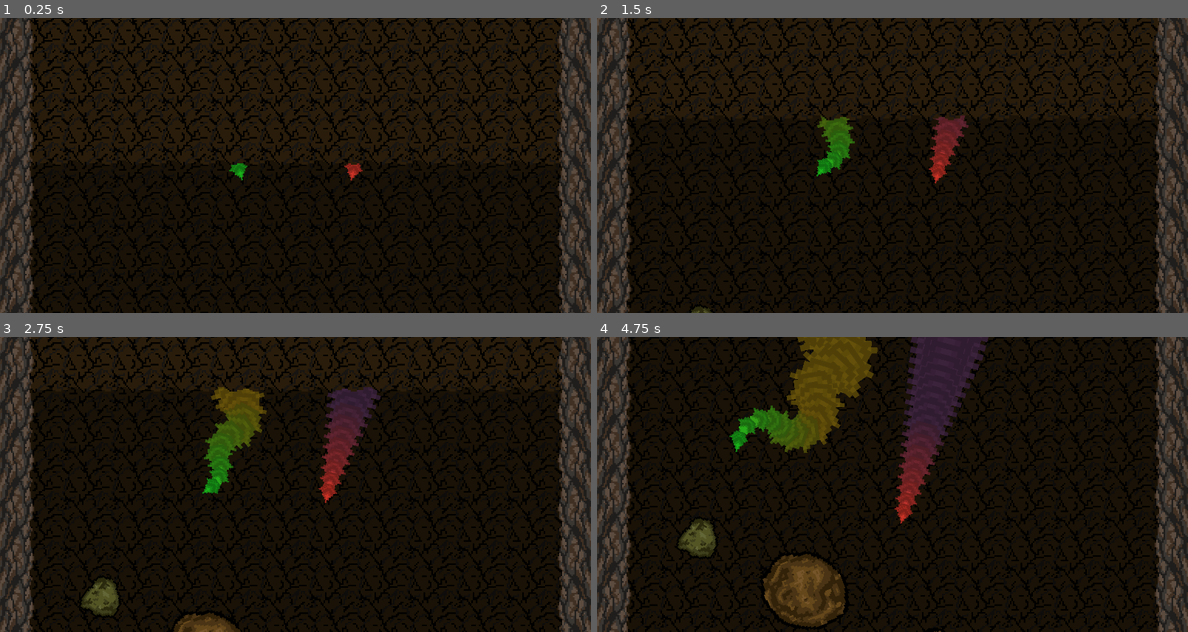
Above: before the commit, frames 1-4 (two rows, left to right).
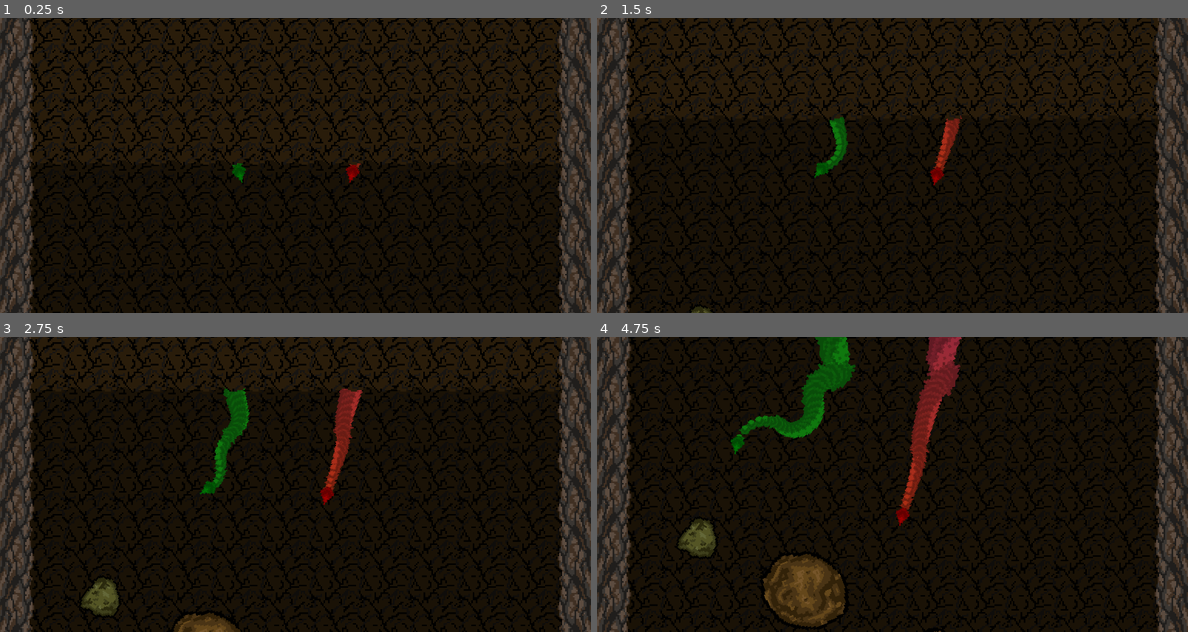
Above: after the commit, the same moments.

Repository: mark-chimes/rootsnake
Game: Godot game, scene res://main.tscn
The game is run twice, just before and just after one commit, with the same random seed, the same clock (stepped at 60 frames per second) and the same inputs.
Inputs:
- Up to frame 1 (0.25 s): no input
- Up to frame 2 (1.5 s): tap Enter (action_restart) at 0.5 s; hold Right (p1_right) 0.53-1.28 s; hold Left (p1_left) from 1.28 s (still down)
- Up to frame 3 (2.75 s): release Left (p1_left) at 2.03 s; hold Right (p1_right) from 2.03 s (still down)
- Up to frame 4 (4.75 s): release Right (p1_right) at 3.53 s; hold Left (p1_left) from 3.53 s (still down)

The runs differ from the first frame. In frame 1, 0.2% of the frame differs, in the area x 38-62%, y 49-56%; in frame 2, 1.3%; in frame 3, 3.5%; in frame 4, 8.5%, in the area x 22-67%, y 0-64%.

Commit message:
Generate trail instead of objects for tail.

Diff:
--- /dev/null
+++ b/ParticleTester.gd
@@ -0,0 +1,16 @@
+extends Node2D
+
+
+# Declare member variables here. Examples:
+# var a = 2
+# var b = "text"
+
+
+# Called when the node enters the scene tree for the first time.
+func _ready():
+	pass # Replace with function body.
+
+
+func _process(delta):
+	position.x += 50*delta
+	rotation_degrees += delta * 30
--- a/game_control.gd
+++ b/game_control.gd
@@ -15,20 +15,20 @@
 
 func start_game():
 	$CameraController.num_players = num_players
-	$trail.num_players = num_players
 	$snakehead1.num_players = num_players
 	if num_players == 1:
 		$snakehead2.queue_free()
 		$snakehead1.start_game()
 	else:
 		$snakehead1.num_players = 2
+		$snakehead1.player_num = 1
 		$snakehead2.num_players = 2
+		$snakehead2.player_num = 2
 		$snakehead1.other_player = $snakehead2
 		$snakehead2.other_player = $snakehead1
 		$snakehead1.start_game()
 		$snakehead2.start_game()
 	$CameraController.start_game()
-	$trail.start_game()
 
 func _on_snakehead1_collide():
 	print("Snakehead 1 game end!")
--- a/main.tscn
+++ b/main.tscn
@@ -1,10 +1,9 @@
-[gd_scene load_steps=16 format=2]
+[gd_scene load_steps=15 format=2]
 
 [ext_resource path="res://snakehead.tscn" type="PackedScene" id=1]
 [ext_resource path="res://sunny-spells-font/SunnyspellsRegular-MV9ze.otf" type="DynamicFontData" id=2]
 [ext_resource path="res://sprites/backtile.png" type="Texture" id=3]
 [ext_resource path="res://sprites/uplayer.png" type="Texture" id=4]
-[ext_resource path="res://trail.gd" type="Script" id=5]
 [ext_resource path="res://CameraControl.gd" type="Script" id=6]
 [ext_resource path="res://game_control.gd" type="Script" id=7]
 [ext_resource path="res://sprites/sidewall.png" type="Texture" id=8]
@@ -87,13 +86,11 @@
 region_enabled = true
 region_rect = Rect2( 0, 0, 384, 1024 )
 
-[node name="trail" type="Node2D" parent="."]
-script = ExtResource( 5 )
-
 [node name="snakehead1" parent="." instance=ExtResource( 1 )]
 pause_mode = 1
 position = Vector2( -154, 5 )
 display_name = "snake1"
+color = Color( 0, 0.45098, 0.0156863, 1 )
 
 [node name="snakehead2" parent="." instance=ExtResource( 1 )]
 pause_mode = 1
@@ -102,6 +99,7 @@
 action_right = "p2_right"
 angle = 105
 display_name = "snake2"
+color = Color( 0.619608, 0, 0, 1 )
 
 [node name="CameraController" type="Node2D" parent="."]
 position = Vector2( -1, 0 )
--- /dev/null
+++ b/partticletest.tscn
@@ -0,0 +1,41 @@
+[gd_scene load_steps=7 format=2]
+
+[ext_resource path="res://sprites/triangle_shaded_front.png" type="Texture" id=1]
+[ext_resource path="res://ParticleTester.gd" type="Script" id=2]
+[ext_resource path="res://sprites/triangle_shaded.png" type="Texture" id=3]
+
+[sub_resource type="Curve" id=3]
+min_value = -360.0
+max_value = 360.0
+_data = [ Vector2( 0.0031348, 1 ), 0.0, 0.0, 0, 0, Vector2( 0.0282132, 246.273 ), 0.0, 0.0, 0, 0, Vector2( 0.0658307, -244.636 ), -4176.0, -4176.0, 0, 0, Vector2( 0.131661, 220.091 ), 0.0, 0.0, 0, 0, Vector2( 0.23511, -198.818 ), 0.0, 0.0, 0, 0, Vector2( 0.322884, 121.909 ), -949.091, -949.091, 0, 0, Vector2( 0.442006, -172.636 ), 0.0, 0.0, 0, 0, Vector2( 0.576802, 121.909 ), 0.0, 0.0, 0, 0, Vector2( 0.730408, -166.091 ), 0.0, 0.0, 0, 0, Vector2( 0.84326, 121.909 ), 0.0, 0.0, 0, 0, Vector2( 0.996865, 337.909 ), 0.0, 0.0, 0, 0 ]
+
+[sub_resource type="Curve" id=2]
+resource_local_to_scene = true
+min_value = 0.16
+max_value = 4.0
+_data = [ Vector2( 0, 0.474182 ), 0.0, 27.318, 0, 1, Vector2( 0.0846395, 2.78636 ), 5.075, 5.075, 0, 0, Vector2( 0.482759, 3.68636 ), 0.0, 0.0, 0, 0, Vector2( 1, 3.79545 ), 0.210909, 0.0, 1, 0 ]
+
+[sub_resource type="Gradient" id=1]
+offsets = PoolRealArray( 0, 0.469595, 1 )
+colors = PoolColorArray( 1, 0.168627, 0.168627, 1, 0, 0.490196, 0.286275, 1, 0.443137, 0.360784, 0.360784, 1 )
+
+[node name="Node2D" type="Node2D"]
+
+[node name="ParticleTester" type="Node2D" parent="."]
+position = Vector2( 224, 160 )
+script = ExtResource( 2 )
+
+[node name="CPUParticles2D" type="CPUParticles2D" parent="ParticleTester"]
+amount = 500
+lifetime = 80.0
+local_coords = false
+texture = ExtResource( 3 )
+gravity = Vector2( 0, 0 )
+angle_curve = SubResource( 3 )
+scale_amount = 4.0
+scale_amount_curve = SubResource( 2 )
+color_ramp = SubResource( 1 )
+
+[node name="Sprite" type="Sprite" parent="ParticleTester"]
+scale = Vector2( 4, 4 )
+texture = ExtResource( 1 )
--- a/snakehead.gd
+++ b/snakehead.gd
@@ -12,21 +12,40 @@
 var other_player = null
 
 export var is_control_inverted = false
+export var player_num = 2
 
 export var action_left = "p1_left"
 export var action_right = "p1_right"
 export var angle = 75
 export var display_name = "DEFAULT"
 
+export(Color) var color
+
 const MAX_DIST = 800.0
 const MIN_DIST = 12.0
 
+const PARTICLE_CHANGE_TIME = 5
+var time_since_last_change = 0
+
 var game_started = false
+
+onready var particles = get_node("Particles1")
 
 func start_game():
 	game_started = true
+	if player_num == 1:
+		particles = $Particles1
+		$Particles2.queue_free()
+	else:
+		$Particles1.queue_free()
+		particles = $Particles2
+	$Sprite.modulate = color
 
 func _process(delta):
+	time_since_last_change += delta
+	if time_since_last_change > PARTICLE_CHANGE_TIME:
+		particles.lifetime *= 0.95
+		time_since_last_change = 0
 	VEL = VEL + delta * SPEEDUP_FACTOR
 	turn_speed = turn_speed + delta * SPEEDUP_FACTOR
 	if is_control_inverted:
--- a/snakehead.tscn
+++ b/snakehead.tscn
@@ -1,16 +1,66 @@
-[gd_scene load_steps=3 format=2]
+[gd_scene load_steps=8 format=2]
 
 [ext_resource path="res://snakehead.gd" type="Script" id=1]
 [ext_resource path="res://sprites/triangle_shaded_front.png" type="Texture" id=2]
+[ext_resource path="res://sprites/triangle_shaded.png" type="Texture" id=3]
+
+[sub_resource type="Curve" id=1]
+min_value = -360.0
+max_value = 360.0
+_data = [ Vector2( 0.0031348, 1 ), 0.0, 0.0, 0, 0, Vector2( 0.0282132, 246.273 ), 0.0, 0.0, 0, 0, Vector2( 0.0658307, -244.636 ), -4176.0, -4176.0, 0, 0, Vector2( 0.131661, 220.091 ), 0.0, 0.0, 0, 0, Vector2( 0.23511, -198.818 ), 0.0, 0.0, 0, 0, Vector2( 0.322884, 121.909 ), -949.091, -949.091, 0, 0, Vector2( 0.442006, -172.636 ), 0.0, 0.0, 0, 0, Vector2( 0.576802, 121.909 ), 0.0, 0.0, 0, 0, Vector2( 0.730408, -166.091 ), 0.0, 0.0, 0, 0, Vector2( 0.84326, 121.909 ), 0.0, 0.0, 0, 0, Vector2( 0.996865, 337.909 ), 0.0, 0.0, 0, 0 ]
+
+[sub_resource type="Curve" id=2]
+resource_local_to_scene = true
+min_value = 0.5
+max_value = 4.0
+_data = [ Vector2( 0, 0.563637 ), 0.0, 25.5326, 0, 1, Vector2( 0.0721003, 2.40455 ), 17.4363, 17.4363, 0, 0, Vector2( 0.257053, 3.46818 ), 0.0, 0.0, 0, 0, Vector2( 0.445141, 3.57455 ), 0.47125, 0.47125, 0, 0, Vector2( 1, 3.79545 ), 0.398136, 0.0, 1, 0 ]
+
+[sub_resource type="Gradient" id=4]
+offsets = PoolRealArray( 0.0540541, 0.381757, 1 )
+colors = PoolColorArray( 0.0627451, 0.47451, 0.054902, 1, 0.870588, 0.545098, 0.105882, 1, 0.34902, 0.156863, 0.0588235, 1 )
+
+[sub_resource type="Gradient" id=3]
+resource_local_to_scene = true
+offsets = PoolRealArray( 0, 0.216216, 1 )
+colors = PoolColorArray( 0.682353, 0.184314, 0.0745098, 1, 0.337255, 0.101961, 0.678431, 1, 0.262745, 0.14902, 0.14902, 1 )
 
 [node name="snakehead" type="Node2D"]
 script = ExtResource( 1 )
 
+[node name="Particles1" type="CPUParticles2D" parent="."]
+z_index = -1
+amount = 500
+lifetime = 80.0
+local_coords = false
+texture = ExtResource( 3 )
+gravity = Vector2( 0, 0 )
+angle = 90.0
+angle_curve = SubResource( 1 )
+scale_amount = 4.0
+scale_amount_curve = SubResource( 2 )
+color_ramp = SubResource( 4 )
+
+[node name="Particles2" type="CPUParticles2D" parent="."]
+show_behind_parent = true
+z_index = -1
+amount = 500
+lifetime = 80.0
+local_coords = false
+texture = ExtResource( 3 )
+gravity = Vector2( 0, 0 )
+angle = 90.0
+angle_curve = SubResource( 1 )
+scale_amount = 4.0
+scale_amount_curve = SubResource( 2 )
+color_ramp = SubResource( 3 )
+
 [node name="Sprite" type="Sprite" parent="."]
+position = Vector2( 6, 2 )
 scale = Vector2( 4, 4 )
 texture = ExtResource( 2 )
 
 [node name="Area2D" type="Area2D" parent="."]
+position = Vector2( 2, 2 )
 scale = Vector2( 4, 4 )
 collision_mask = 0
 
@@ -18,6 +68,7 @@
 polygon = PoolVector2Array( 0, -4, 0, 3, 6, 0, 6, -1 )
 
 [node name="Area2D2" type="Area2D" parent="."]
+position = Vector2( 2, 2 )
 scale = Vector2( 4, 4 )
 collision_layer = 2
 collision_mask = 0
@@ -26,6 +77,7 @@
 polygon = PoolVector2Array( 0, -4, 0, 3, 6, 0, 6, -1 )
 
 [node name="Area2D3" type="Area2D" parent="."]
+position = Vector2( 2, 2 )
 scale = Vector2( 4, 4 )
 collision_layer = 4
 collision_mask = 0
